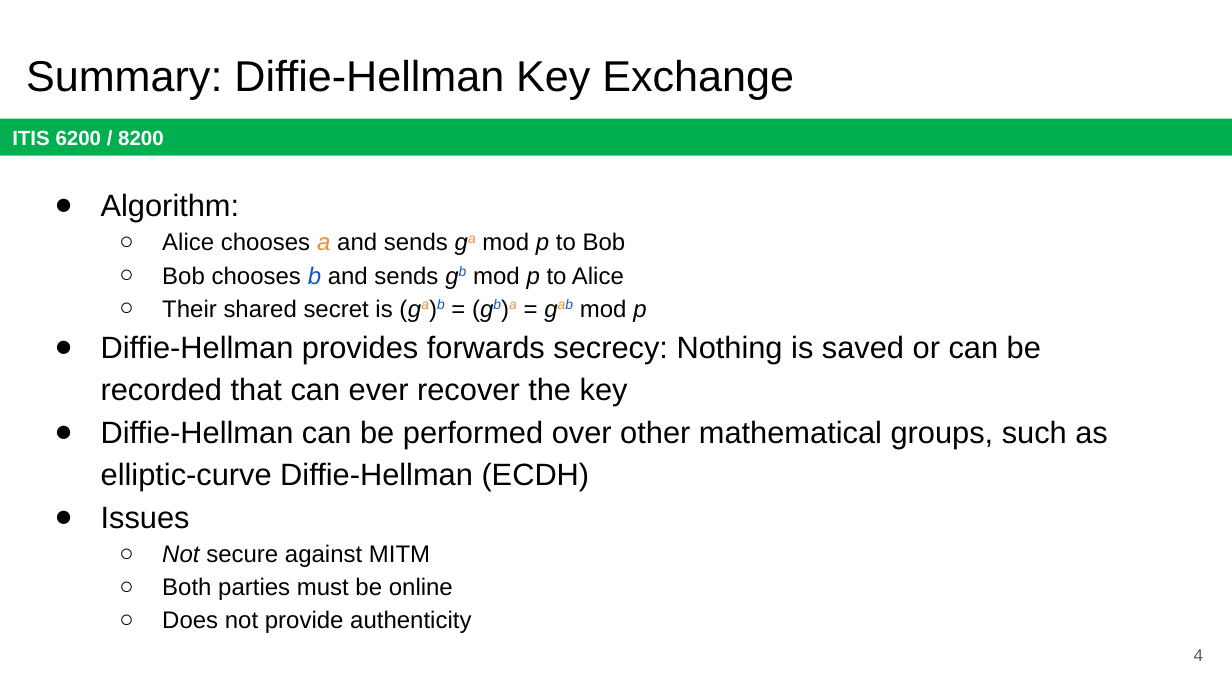
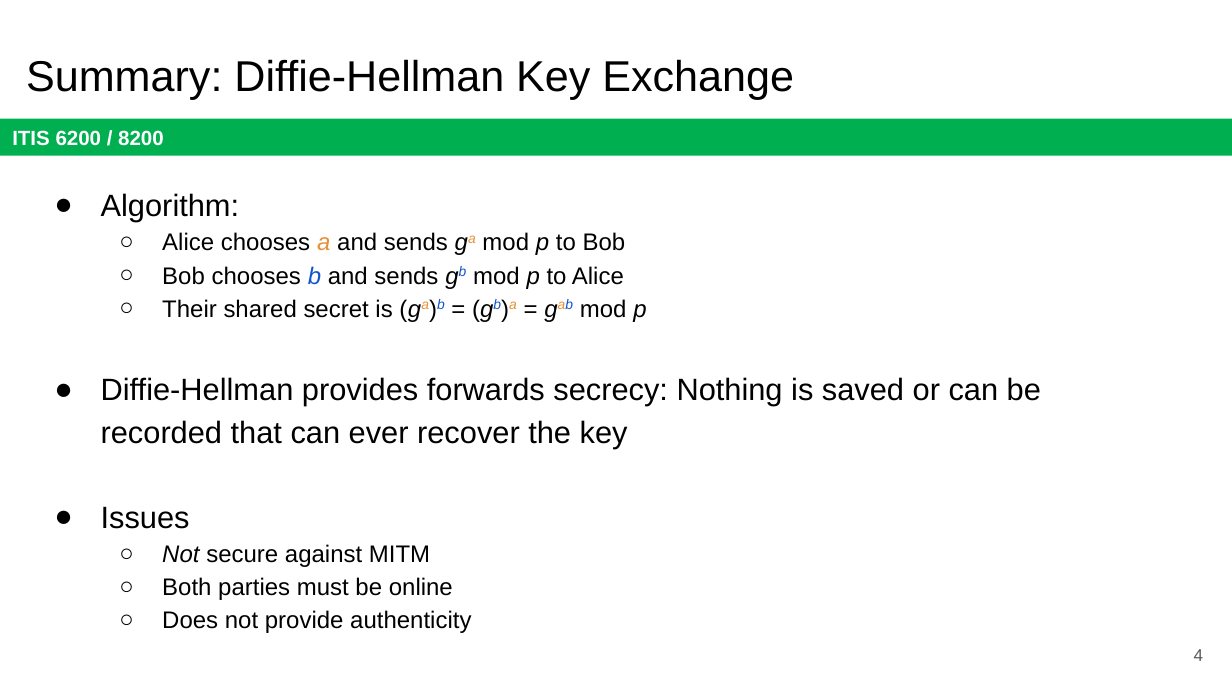
Before and after one commit to jx5c/github.io, a slide deck: slide 4 of teaching/ITIS6200/2023fa/lectures/lec06.pptx. Drawn at 1232x693 pixels with LibreOffice and Linux fonts; fonts in the diff are those of the drawing. Boxes give left, top, right and bottom in pixels: in the first picture for what was removed or moved away, otherwise in the second. Text is boxed around its words. In the diff, an @@ line names an element or a change of style, - is before the commit and + after.

```diff
--- a/teaching/ITIS6200/2023fa/lectures/lec06.pptx
+++ b/teaching/ITIS6200/2023fa/lectures/lec06.pptx
@@ text at <box>101,420,1108,491</box>: paragraph removed @@
-● Diffie-Hellman can be performed over other mathematical groups, such as elliptic-curve Diffie-Hellman (ECDH)
```
Also in this commit, not shown: 1 other slide changed.
